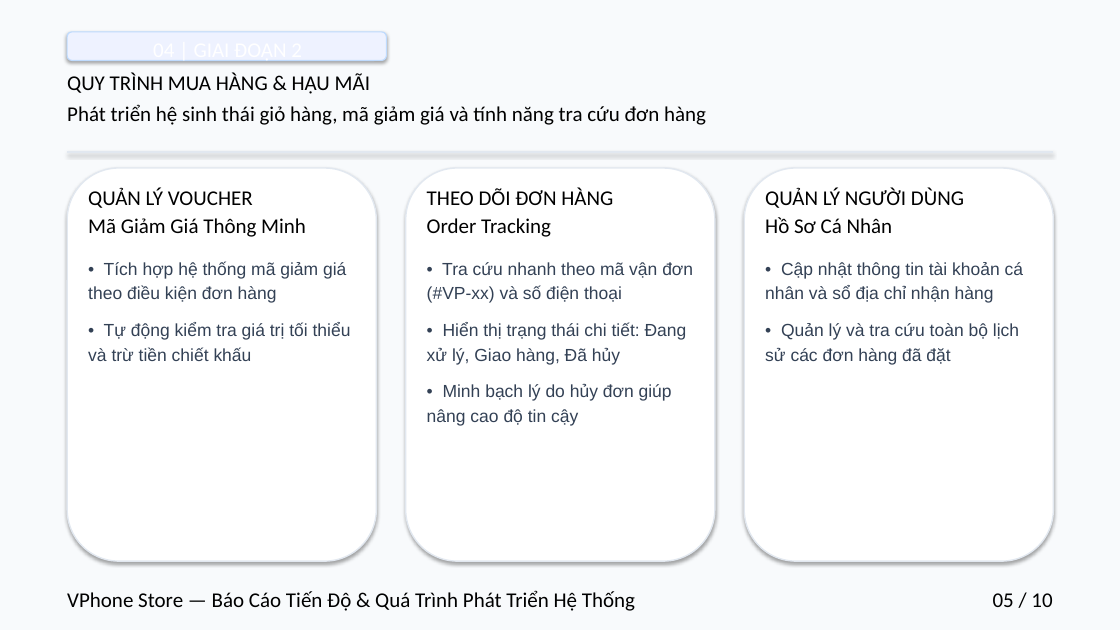
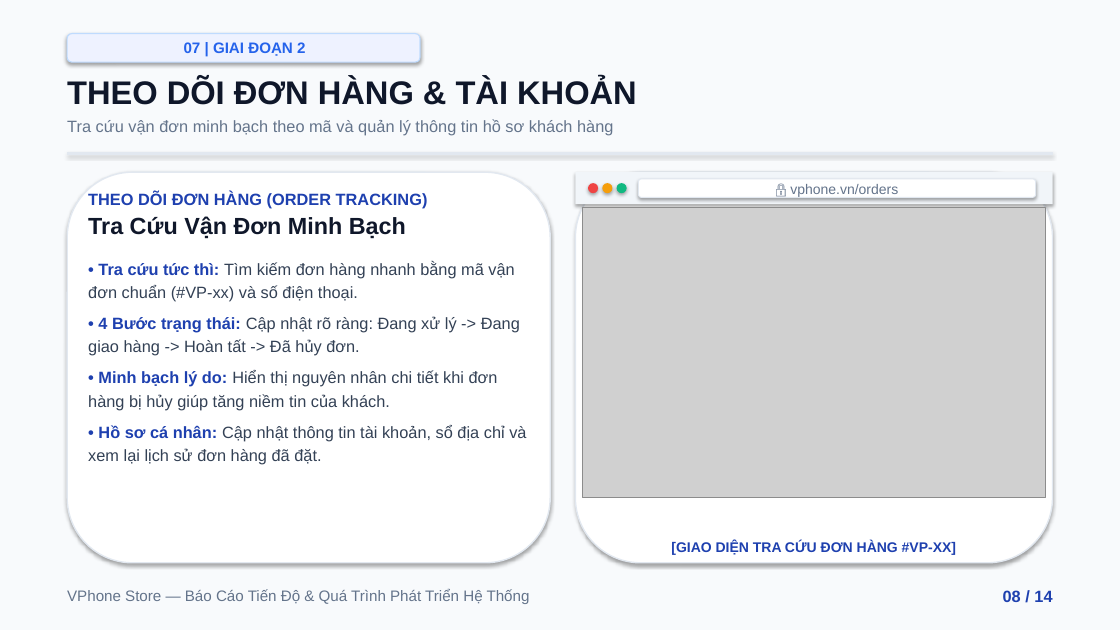
Before and after one commit to luchuynh51003/vphone-store, a slide deck: slide 8 of reports/BaoCao_Qua_Trinh_Phat_Trien_VPhone_Store.pptx (slide 5 before the commit). Drawn at 1120x630 pixels with LibreOffice and Linux fonts; fonts in the diff are those of the drawing; grey boxes stand for pictures. Boxes give left, top, right and bottom in pixels: in the first picture for what was removed or moved away, otherwise in the second. Text is boxed around its words. In the diff, an @@ line names an element or a change of style, - is before the commit and + after.

Commit message:
docs: Cập nhật slide thuyết trình và bổ sung tài liệu báo cáo quá trình Word

```diff
--- a/reports/BaoCao_Qua_Trinh_Phat_Trien_VPhone_Store.pptx
+++ b/reports/BaoCao_Qua_Trinh_Phat_Trien_VPhone_Store.pptx
@@ rounded rectangle "07 | GIAI ĐOẠN 2": place and size @@
-rounded rectangle "07 | GIAI ĐOẠN 2" at (67, 32, 386, 60)
+rounded rectangle "07 | GIAI ĐOẠN 2" at (67, 34, 420, 62)
@@ text in rounded rectangle at (184, 42, 305, 56): text changed; size 18 to 13 pt; font Calibri to Arial; text colour #FFFFFF to #2563EB; bold on @@
-04 | GIAI ĐOẠN 2
+07 | GIAI ĐOẠN 2
@@ text at (67, 78, 637, 136): text changed; size 18 to 14 pt; font Calibri to Arial; text colour #000000 to #64748B @@
-QUY TRÌNH MUA HÀNG & HẬU MÃI
-Phát triển hệ sinh thái giỏ hàng, mã giảm giá và tính năng tra cứu đơn hàng
+THEO DÕI ĐƠN HÀNG & TÀI KHOẢN
+Tra cứu vận đơn minh bạch theo mã và quản lý thông tin hồ sơ khách hàng
@@ rounded rectangle: place and size @@
-rounded rectangle at (67, 168, 376, 561)
+rounded rectangle at (67, 172, 550, 563)
@@ rounded rectangle: place and size @@
-rounded rectangle at (406, 168, 715, 561)
+rounded rectangle at (576, 172, 1053, 563)
@@ rectangle added at (576, 172, 1053, 204), fill #F1F5F9 @@
@@ rounded rectangle added at (639, 179, 1036, 197), fill #FFFFFF, outline #E2E8F0 0.8 pt, 12 pt, text #64748B @@
+🔒 vphone.vn/orders
@@ rounded rectangle removed at (744, 168, 1054, 561) @@
@@ text at (88, 192, 526, 465): text changed; size 15 to 14 pt @@
-QUẢN LÝ VOUCHER
-Mã Giảm Giá Thông Minh
-• Tích hợp hệ thống mã giảm giá theo điều kiện đơn hàng
-• Tự động kiểm tra giá trị tối thiểu và trừ tiền chiết khấu
+THEO DÕI ĐƠN HÀNG (ORDER TRACKING)
+Tra Cứu Vận Đơn Minh Bạch
+• Tra cứu tức thì: Tìm kiếm đơn hàng nhanh bằng mã vận đơn chuẩn (#VP-xx) và số điện thoại.
+• 4 Bước trạng thái: Cập nhật rõ ràng: Đang xử lý -> Đang giao hàng -> Hoàn tất -> Đã hủy đơn.
+• Minh bạch lý do: Hiển thị nguyên nhân chi tiết khi đơn hàng bị hủy giúp tăng niềm tin của khách.
+• Hồ sơ cá nhân: Cập nhật thông tin tài khoản, sổ địa chỉ và xem lại lịch sử đơn hàng đã đặt.
@@ text removed at (427, 188, 693, 426) @@
-THEO DÕI ĐƠN HÀNG
-Order Tracking
-• Tra cứu nhanh theo mã vận đơn (#VP-xx) và số điện thoại
-• Hiển thị trạng thái chi tiết: Đang xử lý, Giao hàng, Đã hủy
-• Minh bạch lý do hủy đơn giúp nâng cao độ tin cậy
@@ picture added at (582, 208, 1046, 497) @@
@@ ellipse added at (588, 183, 598, 193), fill #EF4444 @@
@@ ellipse added at (602, 183, 613, 193), fill #F59E0B @@
@@ ellipse added at (617, 183, 627, 193), fill #10B981 @@
@@ text removed at (765, 188, 1023, 365) @@
-QUẢN LÝ NGƯỜI DÙNG
-Hồ Sơ Cá Nhân
-• Cập nhật thông tin tài khoản cá nhân và sổ địa chỉ nhận hàng
-• Quản lý và tra cứu toàn bộ lịch sử các đơn hàng đã đặt
@@ text added at (671, 541, 956, 555), 12 pt, text #1E40AF, bold @@
+[GIAO DIỆN TRA CỨU ĐƠN HÀNG #VP-XX]
@@ text "VPhone Store — Báo Cáo ..." at (67, 589, 530, 604): size 18 to 13 pt, font Calibri to Arial, text colour #000000 to #64748B @@
@@ text at (1003, 590, 1052, 602): text changed; size 18 to 14 pt; font Calibri to Arial; text colour #000000 to #1E40AF; bold on @@
-05 / 10
+08 / 14
```
Also in this commit, not shown: 3 other slides changed, 10 slides added, 6 slides removed, 31 other files.
